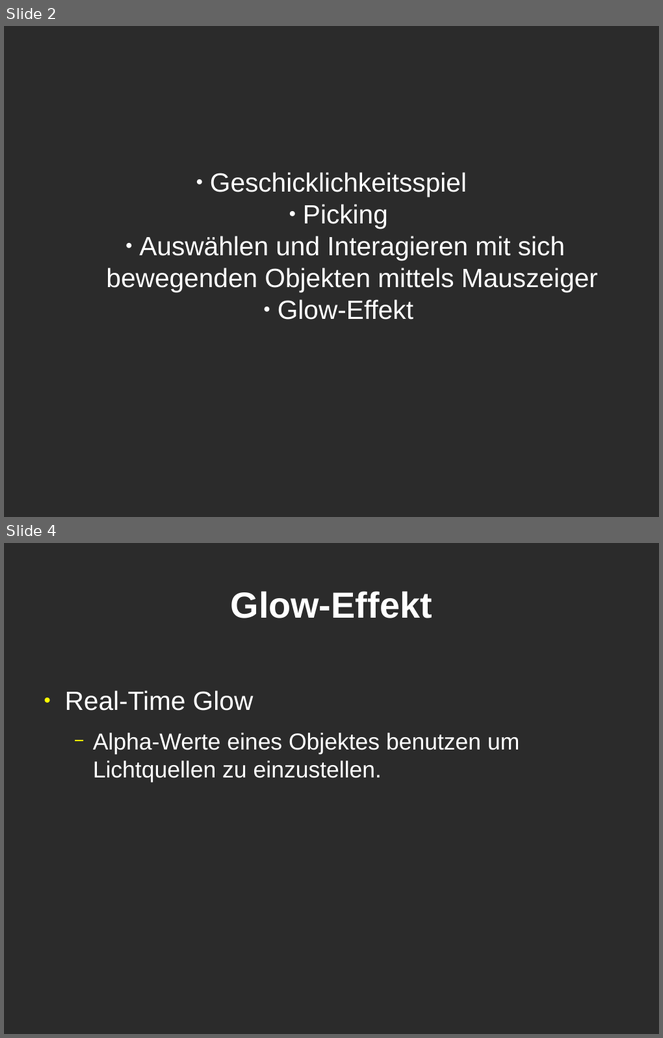
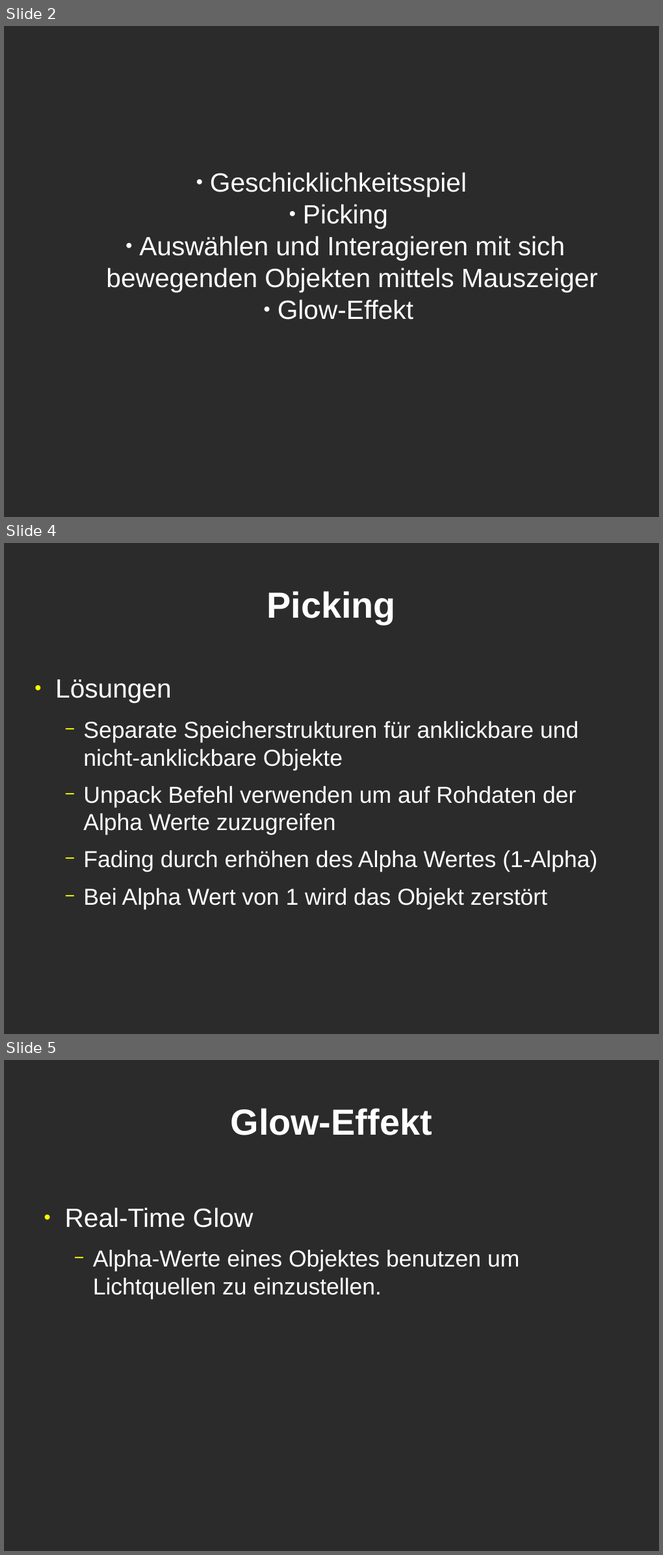
Before and after one commit to mgla/cg-projekt0910, a slide deck: präsentation/Folien.odp. Shown one above the other, each under a label of ours: slides 2 and 4 before the commit, slides 2, 4 and 5 after it; the slides between them are not shown. The pictures are 663x1038 and 663x1555 pixels, drawn with LibreOffice and Linux fonts; fonts in the diff are those of the drawing; background and template pictures are left out; a plain dark background stands for a picture behind light text. Boxes give left, top, right and bottom in pixels: in the first picture for what was removed or moved away, otherwise in the second. Text is boxed around its words. In the diff, an @@ line names an element or a change of style, - is before the commit and + after.

```diff
--- a/präsentation/Folien.odp
+++ b/präsentation/Folien.odp
@@ slide 4 added at (x1=4, y1=543, x2=659, y2=1034), background picture (left out) @@
@@ title added at (x1=267, y1=591, x2=395, y2=624), 44 pt, text #FFFFFF, bold @@
+Picking
@@ text added at (x1=55, y1=679, x2=597, y2=910), 28 pt, text #FFFFFF @@
+● Lösungen
+  − Separate Speicherstrukturen für anklickbare und nicht-anklickbare Objekte
+  − Unpack Befehl verwenden um auf Rohdaten der Alpha Werte zuzugreifen
+  − Fading durch erhöhen des Alpha Wertes (1-Alpha)
+  − Bei Alpha Wert von 1 wird das Objekt zerstört
@@ what was slide 4 is now slide 5 @@
```
Also in this commit, not shown: 1 other slide added, 1 slide removed.
